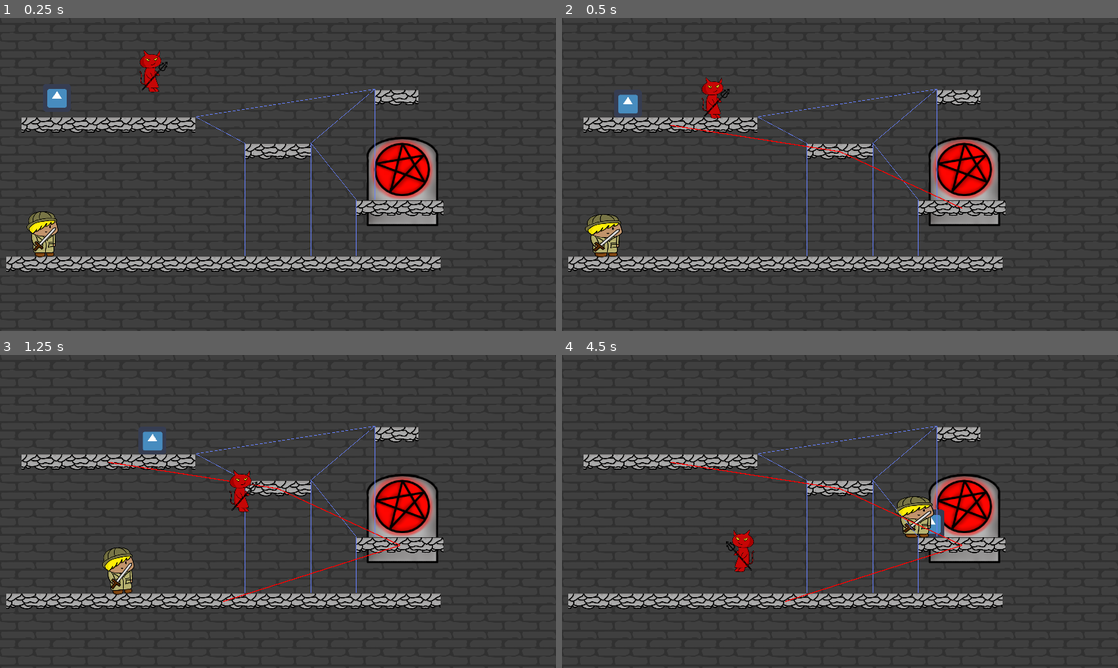
Above: before the commit, frames 1-4 (two rows, left to right).
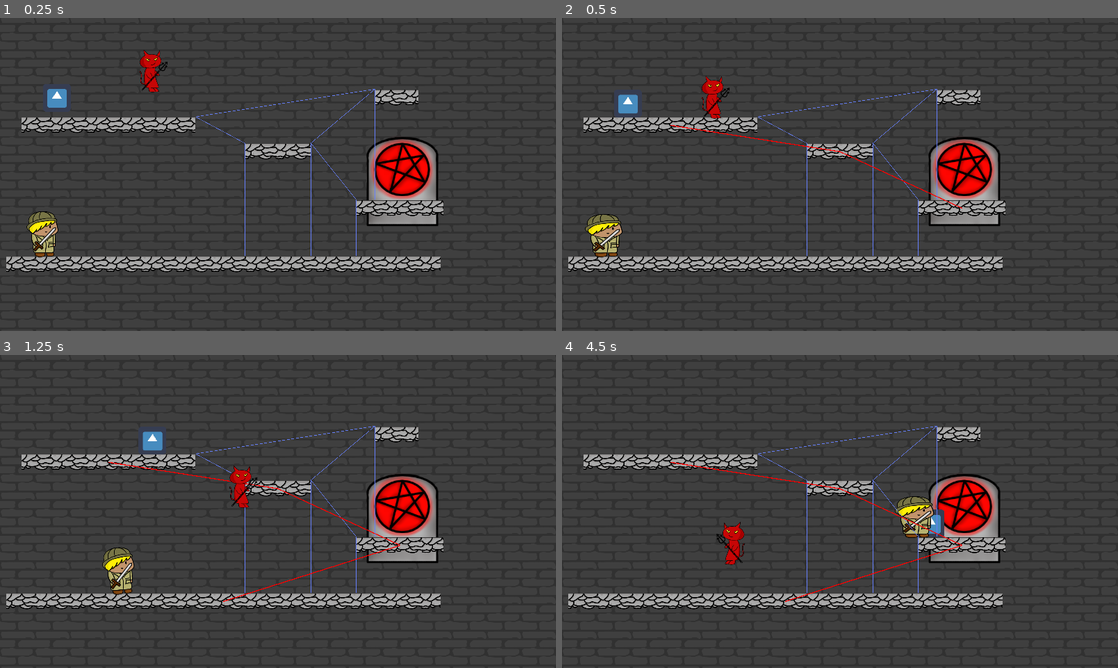
Above: after the commit, the same moments.

Repository: CiaranWoodward/LD48
Game: Godot game, scene res://Levels/TestLevel.tscn
Same seed, same stepped clock (60 frames per second), same inputs: the game is played once before the commit and once after it. The engine's default icon, where the game draws it, is replaced by a stand-in: a white triangle on a blue panel in a dark square.
Inputs (mouse positions are in pixels of both pictures, inside the frame that each line leads up to):
- Up to frame 1 (0.25 s): no input
- Up to frame 2 (0.5 s): no input
- Up to frame 3 (1.25 s): move the mouse to (400, 495) at 0.52 s; press the mouse at (400, 495) at 0.53 s; hold D (player_right) from 0.53 s (still down); tap W (player_jump) at 0.77 s
- Up to frame 4 (4.5 s): move the mouse to (728, 527) at 1.27 s; release D (player_right) at 1.28 s; release the mouse at (728, 527) at 1.28 s; hold Left (player_left) 1.28-2.03 s; right-click (728, 527) at 1.35 s; tap W (player_jump) at 1.52, 3.02, 3.77 s; move the mouse to (895, 442) at 2.02 s; press the mouse at (895, 442) at 2.03 s; hold D (player_right) 2.03-3.53 s; move the mouse to (812, 574) at 2.77 s; release the mouse at (812, 574) at 2.78 s; right-click (812, 574) at 2.85 s; move the mouse to (1006, 558) at 3.52 s; press the mouse at (1006, 558) at 3.53 s; hold Left (player_left) from 3.53 s (still down); move the mouse to (673, 464) at 4.27 s; release the mouse at (673, 464) at 4.28 s; right-click (673, 464) at 4.35 s

Frame 1 is identical in both runs. In frame 2, 0.1% of the frame differs, in the area x 25-31%, y 18-32%; in frame 3, 0.3%; in frame 4, 0.6%, in the area x 27-35%, y 53-70%.

Commit message:
added hud elements

Diff:
--- a/Demon/Demon.tscn
+++ b/Demon/Demon.tscn
@@ -24,14 +24,14 @@
 
 [sub_resource type="SpriteFrames" id=1]
 animations = [ {
+"frames": [ ExtResource( 1 ), ExtResource( 2 ), ExtResource( 3 ), ExtResource( 4 ), ExtResource( 5 ), ExtResource( 6 ), ExtResource( 7 ), ExtResource( 10 ) ],
+"loop": true,
+"name": "Walking",
+"speed": 5.0
+}, {
 "frames": [ ExtResource( 14 ), ExtResource( 15 ) ],
 "loop": true,
 "name": "Idle",
-"speed": 5.0
-}, {
-"frames": [ ExtResource( 1 ), ExtResource( 2 ), ExtResource( 3 ), ExtResource( 4 ), ExtResource( 5 ), ExtResource( 6 ), ExtResource( 7 ), ExtResource( 10 ) ],
-"loop": true,
-"name": "Walking",
 "speed": 5.0
 }, {
 "frames": [ ExtResource( 11 ), ExtResource( 13 ) ],
@@ -54,7 +54,7 @@
 } ]
 
 [sub_resource type="RectangleShape2D" id=3]
-extents = Vector2( 10.8456, 41.2267 )
+extents = Vector2( 10.8456, 31.6747 )
 
 [sub_resource type="Animation" id=4]
 resource_name = "Attack"
@@ -745,7 +745,10 @@
 z_index = 1
 collision_layer = 2
 script = ExtResource( 19 )
+jump_time = 0.7
 grapple_length = 600
+grapple_accel_time = 0.2
+max_grapplespeed = 800
 
 [node name="Flipper" type="Node2D" parent="."]
 
@@ -770,7 +773,7 @@
 offset = Vector2( -11.2427, -4.47361 )
 
 [node name="Collision" type="CollisionShape2D" parent="."]
-position = Vector2( -0.585009, 0.393056 )
+position = Vector2( -0.585009, 7.52024 )
 shape = SubResource( 3 )
 
 [node name="AnimationPlayer" type="AnimationPlayer" parent="."]
--- a/Enemies/Adventurer.tscn
+++ b/Enemies/Adventurer.tscn
@@ -538,7 +538,6 @@
 offset = Vector2( -29.3191, -89.004 )
 
 [node name="CollisionShape2D" type="CollisionShape2D" parent="."]
-visible = false
 position = Vector2( -5.24406, -4.8695 )
 shape = SubResource( 2 )
 
--- a/Levels/HUD.tscn
+++ b/Levels/HUD.tscn
@@ -1,10 +1,97 @@
-[gd_scene format=2]
+[gd_scene load_steps=7 format=2]
+
+[ext_resource path="res://Graphics/Other/UI/BarOutline0000.png" type="Texture" id=1]
+[ext_resource path="res://Graphics/Other/UI/BarFill0000.png" type="Texture" id=2]
+[ext_resource path="res://Graphics/Other/UI/Heart0000.png" type="Texture" id=3]
+[ext_resource path="res://Graphics/Other/UI/Pentagram0000.png" type="Texture" id=5]
+[ext_resource path="res://Graphics/Other/Merienda/Merienda-Regular.ttf" type="DynamicFontData" id=6]
+
+[sub_resource type="DynamicFont" id=1]
+size = 20
+font_data = ExtResource( 6 )
 
 [node name="HUD" type="CanvasLayer"]
 
 [node name="Control" type="Control" parent="."]
 anchor_right = 1.0
 anchor_bottom = 1.0
+rect_scale = Vector2( 1.06394, 0.956144 )
 __meta__ = {
 "_edit_use_anchors_": false
 }
+
+[node name="ShrineBar" type="TextureProgress" parent="Control"]
+anchor_left = 1.0
+anchor_right = 1.0
+margin_left = -353.432
+margin_top = 101.057
+margin_right = -103.432
+margin_bottom = 171.057
+rect_min_size = Vector2( 250, 70 )
+value = 50.0
+texture_under = ExtResource( 2 )
+texture_over = ExtResource( 1 )
+texture_progress = ExtResource( 2 )
+tint_under = Color( 0, 0, 0, 1 )
+tint_over = Color( 0.494118, 0.494118, 0.494118, 1 )
+tint_progress = Color( 1, 0, 0, 1 )
+nine_patch_stretch = true
+__meta__ = {
+"_edit_use_anchors_": false
+}
+
+[node name="Pentagram" type="Sprite" parent="Control/ShrineBar"]
+position = Vector2( 28.7958, 34.863 )
+scale = Vector2( 0.8, 0.8 )
+texture = ExtResource( 5 )
+
+[node name="ShrineLabel" type="Label" parent="Control/ShrineBar"]
+anchor_top = 0.5
+anchor_bottom = 0.5
+margin_left = 58.9953
+margin_top = -15.0
+margin_right = 122.995
+margin_bottom = 15.0
+custom_fonts/font = SubResource( 1 )
+text = "Shrine"
+__meta__ = {
+"_edit_use_anchors_": false
+}
+
+[node name="HPBar" type="TextureProgress" parent="Control"]
+anchor_left = 1.0
+anchor_right = 1.0
+margin_left = -353.432
+margin_top = 27.1919
+margin_right = -103.432
+margin_bottom = 97.1919
+rect_min_size = Vector2( 250, 70 )
+value = 50.0
+texture_under = ExtResource( 2 )
+texture_over = ExtResource( 1 )
+texture_progress = ExtResource( 2 )
+tint_under = Color( 0, 0, 0, 1 )
+tint_over = Color( 0.494118, 0.494118, 0.494118, 1 )
+tint_progress = Color( 1, 0, 0, 1 )
+nine_patch_stretch = true
+__meta__ = {
+"_edit_use_anchors_": false
+}
+
+[node name="Heart" type="Sprite" parent="Control/HPBar"]
+position = Vector2( 28.7958, 34.863 )
+scale = Vector2( 0.8, 0.8 )
+texture = ExtResource( 3 )
+
+[node name="HealthLabel" type="Label" parent="Control/HPBar"]
+anchor_top = 0.5
+anchor_bottom = 0.5
+margin_left = 58.9953
+margin_top = -15.0
+margin_right = 124.995
+margin_bottom = 15.0
+custom_fonts/font = SubResource( 1 )
+text = "Health"
+__meta__ = {
+"_edit_use_anchors_": false
+}
--- a/Levels/Level2.tscn
+++ b/Levels/Level2.tscn
@@ -1,48 +1,249 @@
-[gd_scene load_steps=5 format=2]
+[gd_scene load_steps=10 format=2]
 
 [ext_resource path="res://LevelElements/Walls.tscn" type="PackedScene" id=1]
 [ext_resource path="res://Demon/Demon.tscn" type="PackedScene" id=2]
 [ext_resource path="res://LevelElements/SimplePlatform.tscn" type="PackedScene" id=3]
 [ext_resource path="res://Graphics/Scenery/BackWall0000.png" type="Texture" id=4]
+[ext_resource path="res://Graphics/Scenery/Shrine/Shrine.tscn" type="PackedScene" id=5]
+[ext_resource path="res://Enemies/Adventurer.tscn" type="PackedScene" id=6]
+[ext_resource path="res://Levels/TestLevel.gd" type="Script" id=7]
+[ext_resource path="res://Graphics/Scenery/Textured0000.png" type="Texture" id=8]
+[ext_resource path="res://Levels/HUD.tscn" type="PackedScene" id=9]
 
 [node name="Level2" type="Node2D"]
+script = ExtResource( 7 )
 
 [node name="BackWall" type="Sprite" parent="."]
 position = Vector2( 642.968, 749.516 )
 scale = Vector2( 0.5, 0.5 )
 texture = ExtResource( 4 )
 region_enabled = true
-region_rect = Rect2( 0, 0, 2700, 3000 )
+region_rect = Rect2( 0, 0, 3200, 3000 )
+__meta__ = {
+"_edit_lock_": true
+}
+
+[node name="DarkAreas" type="Node2D" parent="BackWall"]
+modulate = Color( 0.207843, 0.184314, 0.184314, 1 )
+
+[node name="Dark" type="Sprite" parent="BackWall/DarkAreas"]
+position = Vector2( -87.5318, 431.091 )
+scale = Vector2( 1.10188, 1.44949 )
+texture = ExtResource( 8 )
+region_enabled = true
+region_rect = Rect2( 0, 0, 500, 500 )
+
+[node name="Dark2" type="Sprite" parent="BackWall/DarkAreas"]
+position = Vector2( -498.817, 351.681 )
+scale = Vector2( 0.649396, 1.21576 )
+texture = ExtResource( 8 )
+region_enabled = true
+region_rect = Rect2( 0, 0, 500, 500 )
+
+[node name="Dark3" type="Sprite" parent="BackWall/DarkAreas"]
+position = Vector2( -723.564, 580.922 )
+scale = Vector2( 0.331755, 0.322766 )
+texture = ExtResource( 8 )
+region_enabled = true
+region_rect = Rect2( 0, 0, 500, 500 )
+
+[node name="Dark4" type="Sprite" parent="BackWall/DarkAreas"]
+position = Vector2( -869.952, -1016.11 )
+scale = Vector2( 1.14384, 0.322766 )
+texture = ExtResource( 8 )
+region_enabled = true
+region_rect = Rect2( 0, 0, 500, 500 )
+
+[node name="Dark5" type="Sprite" parent="BackWall/DarkAreas"]
+position = Vector2( 936.293, -992.569 )
+scale = Vector2( 0.968931, 0.322766 )
+texture = ExtResource( 8 )
+region_enabled = true
+region_rect = Rect2( 0, 0, 500, 500 )
+
+[node name="Dark6" type="Sprite" parent="BackWall/DarkAreas"]
+position = Vector2( -810.167, 1256.86 )
+scale = Vector2( 1.42954, 0.322766 )
+texture = ExtResource( 8 )
+region_enabled = true
+region_rect = Rect2( 0, 0, 500, 500 )
+
+[node name="Dark10" type="Sprite" parent="BackWall/DarkAreas"]
+position = Vector2( 34.8779, 1400.7 )
+scale = Vector2( 6.5118, 0.322766 )
+texture = ExtResource( 8 )
+region_enabled = true
+region_rect = Rect2( 0, 0, 500, 500 )
+
+[node name="Dark7" type="Sprite" parent="BackWall/DarkAreas"]
+position = Vector2( -1071.62, 1111.51 )
+scale = Vector2( 0.39128, 0.322766 )
+texture = ExtResource( 8 )
+region_enabled = true
+region_rect = Rect2( 0, 0, 500, 500 )
+
+[node name="Dark8" type="Sprite" parent="BackWall/DarkAreas"]
+position = Vector2( -1364.22, 113.008 )
+scale = Vector2( 0.927401, 4.89064 )
+texture = ExtResource( 8 )
+region_enabled = true
+region_rect = Rect2( 0, 0, 500, 500 )
+
+[node name="Dark9" type="Sprite" parent="BackWall/DarkAreas"]
+position = Vector2( 1389.67, 139.977 )
+scale = Vector2( 1.08322, 4.83071 )
+texture = ExtResource( 8 )
+region_enabled = true
+region_rect = Rect2( 0, 0, 500, 500 )
 
 [node name="Walls" parent="." instance=ExtResource( 1 )]
-position = Vector2( 750.455, 42.3272 )
+position = Vector2( 674.869, 21.5619 )
 rotation = 1.5708
 length = 1600.0
 
 [node name="Walls2" parent="." instance=ExtResource( 1 )]
-position = Vector2( 451.811, 240.772 )
-length = 100.0
+position = Vector2( 373.238, 240.772 )
+length = 100.0
+
+[node name="Walls14" parent="." instance=ExtResource( 1 )]
+position = Vector2( 972.328, 240.772 )
+rotation = 3.14159
+length = 100.0
+
+[node name="Walls8" parent="." instance=ExtResource( 1 )]
+position = Vector2( 441.586, 1380.34 )
+length = 100.0
+
+[node name="Walls9" parent="." instance=ExtResource( 1 )]
+position = Vector2( 167.189, 1302.93 )
+length = 100.0
+
+[node name="Walls10" parent="." instance=ExtResource( 1 )]
+position = Vector2( 445.24, 1121.15 )
+rotation = 3.14159
+length = 100.0
+
+[node name="Walls12" parent="." instance=ExtResource( 1 )]
+position = Vector2( 223.241, 1046.1 )
+rotation = 3.14159
+length = 100.0
+
+[node name="Walls13" parent="." instance=ExtResource( 1 )]
+position = Vector2( 299.04, 896.039 )
+rotation = 3.14159
+length = 250.0
 
 [node name="Walls4" parent="." instance=ExtResource( 1 )]
-position = Vector2( 178.479, 556.174 )
-length = 600.0
+position = Vector2( 102.017, 764.124 )
+length = 1000.0
+
+[node name="Walls6" parent="." instance=ExtResource( 1 )]
+position = Vector2( 750.378, 970.804 )
+length = 400.0
+
+[node name="Walls5" parent="." instance=ExtResource( 1 )]
+position = Vector2( 1185.54, 852.294 )
+rotation = 3.14159
+length = 1100.0
 
 [node name="Walls3" parent="." instance=ExtResource( 1 )]
-position = Vector2( 301.33, 290.839 )
+position = Vector2( 222.757, 290.839 )
 rotation = 1.5708
 length = 300.0
 
+[node name="Walls15" parent="." instance=ExtResource( 1 )]
+position = Vector2( 1098.08, 311.954 )
+rotation = 1.5708
+length = 250.0
+
+[node name="Walls7" parent="." instance=ExtResource( 1 )]
+position = Vector2( 598.799, 1171.53 )
+rotation = 1.5708
+length = 300.0
+
+[node name="Walls11" parent="." instance=ExtResource( 1 )]
+position = Vector2( 349.225, 1096.39 )
+rotation = 1.5708
+length = 250.0
+
 [node name="SimplePlatform" parent="." instance=ExtResource( 3 )]
-position = Vector2( 201.506, 208.967 )
+position = Vector2( 122.933, 208.967 )
 width = 500.0
 
 [node name="SimplePlatform2" parent="." instance=ExtResource( 3 )]
-position = Vector2( 1300.9, 208.967 )
+position = Vector2( 1222.33, 208.967 )
 width = 500.0
 
 [node name="SimplePlatform3" parent="." instance=ExtResource( 3 )]
-position = Vector2( 1013.11, 428.442 )
-width = 500.0
+position = Vector2( 581.286, 314.797 )
+width = 200.0
+
+[node name="SimplePlatform17" parent="." instance=ExtResource( 3 )]
+position = Vector2( 859.801, 434.958 )
+width = 200.0
+
+[node name="SimplePlatform16" parent="." instance=ExtResource( 3 )]
+position = Vector2( 201.487, 631.284 )
+width = 200.0
+
+[node name="SimplePlatform14" parent="." instance=ExtResource( 3 )]
+position = Vector2( 872.02, 607.204 )
+width = 400.0
+
+[node name="SimplePlatform15" parent="." instance=ExtResource( 3 )]
+position = Vector2( 676.653, 165.227 )
+width = 300.0
+
+[node name="SimplePlatform13" parent="." instance=ExtResource( 3 )]
+position = Vector2( 412.815, 485.389 )
+width = 350.0
+
+[node name="SimplePlatform4" parent="." instance=ExtResource( 3 )]
+position = Vector2( 524.803, 789.223 )
+width = 450.0
+
+[node name="SimplePlatform5" parent="." instance=ExtResource( 3 )]
+position = Vector2( 816.779, 1417.33 )
+width = 800.0
+
+[node name="SimplePlatform6" parent="." instance=ExtResource( 3 )]
+position = Vector2( 291.523, 1340.14 )
+width = 300.0
+
+[node name="SimplePlatform12" parent="." instance=ExtResource( 3 )]
+position = Vector2( 272.981, 1004.36 )
+
+[node name="SimplePlatform8" parent="." instance=ExtResource( 3 )]
+position = Vector2( 1028.12, 1272.62 )
+width = 150.0
+
+[node name="SimplePlatform9" parent="." instance=ExtResource( 3 )]
+position = Vector2( 1111.5, 952.913 )
+width = 150.0
+
+[node name="SimplePlatform10" parent="." instance=ExtResource( 3 )]
+position = Vector2( 936.279, 1115.82 )
+width = 150.0
+
+[node name="SimplePlatform11" parent="." instance=ExtResource( 3 )]
+position = Vector2( 936.279, 792.583 )
+width = 150.0
+
+[node name="SimplePlatform7" parent="." instance=ExtResource( 3 )]
+position = Vector2( 120.681, 1269.16 )
+width = 90.0
 
 [node name="Demon" parent="." instance=ExtResource( 2 )]
-position = Vector2( 54.93, 141.131 )
+position = Vector2( 122.933, 144.81 )
+
+[node name="Camera2D" type="Camera2D" parent="Demon"]
+current = true
+process_mode = 0
+
+[node name="Shrine" parent="." instance=ExtResource( 5 )]
+position = Vector2( 612.15, 1302.93 )
+
+[node name="Adventurer" parent="." instance=ExtResource( 6 )]
+position = Vector2( 285.252, 132.047 )
+
+[node name="HUD" parent="." instance=ExtResource( 9 )]
--- a/Levels/TestLevel.gd
+++ b/Levels/TestLevel.gd
@@ -66,7 +66,7 @@
 		_navmap_collided = true
 		_collide_navmesh()
 		#TODO: Hack to draw navmap
-		$SimpleEnemy._create_typed_navmap()
+		$Adventurer._create_typed_navmap()
 		_drawNavMesh()
 
 func _collide_navmesh():
@@ -87,7 +87,7 @@
 		return
 	for plat in _platforms:
 		#var lst = _platform_navmap[plat]
-		var lst = _typed_navmap["simpleton"][plat]
+		var lst = _typed_navmap["adventurer"][plat]
 		for cnt in lst:
 			var line = Line2D.new()
 			line.width = 1
Binary file added: Graphics/Other/UI/BarFill0000.png
Not shown, added: Graphics/Other/UI/BarFill0000.png.import
Binary file added: Graphics/Other/UI/BarOutline0000.png
Not shown, added: Graphics/Other/UI/BarOutline0000.png.import
Binary file added: Graphics/Other/UI/Heart0000.png
Not shown, added: Graphics/Other/UI/Heart0000.png.import
Binary file added: Graphics/Other/UI/Pentagram0000.png
Not shown, added: Graphics/Other/UI/Pentagram0000.png.import
Binary file added: Graphics/Other/UI/PlainBar0000.png
Not shown, added: Graphics/Other/UI/PlainBar0000.png.import
Binary file added: Graphics/Scenery/Plain0000.png
Not shown, added: Graphics/Scenery/Plain0000.png.import
(and 4 more such lines)
